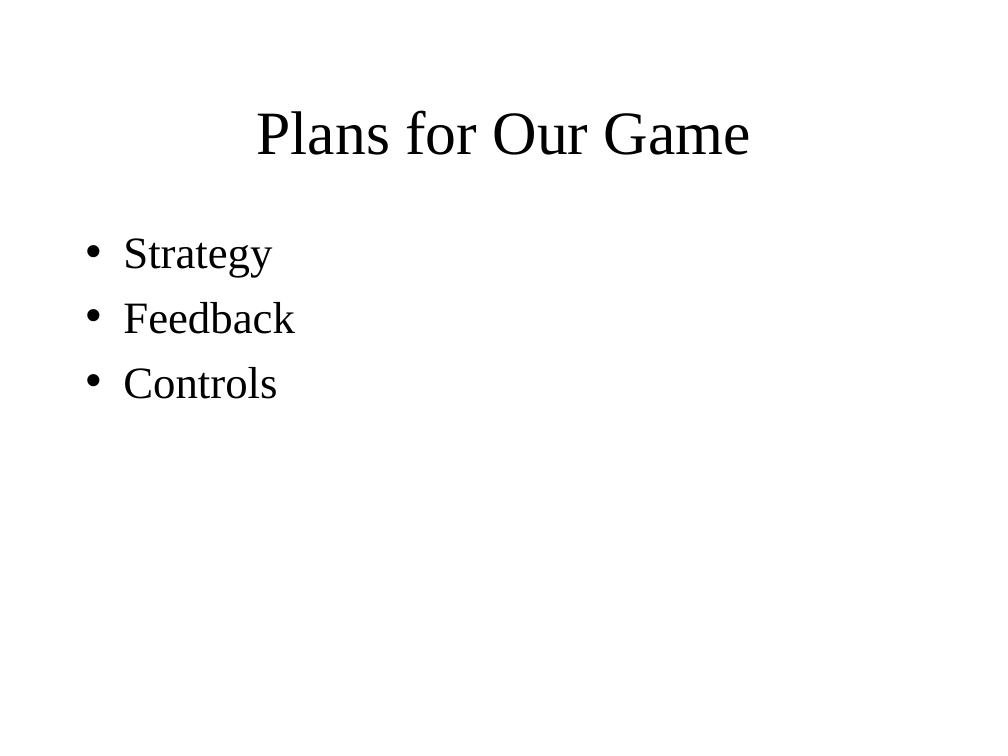
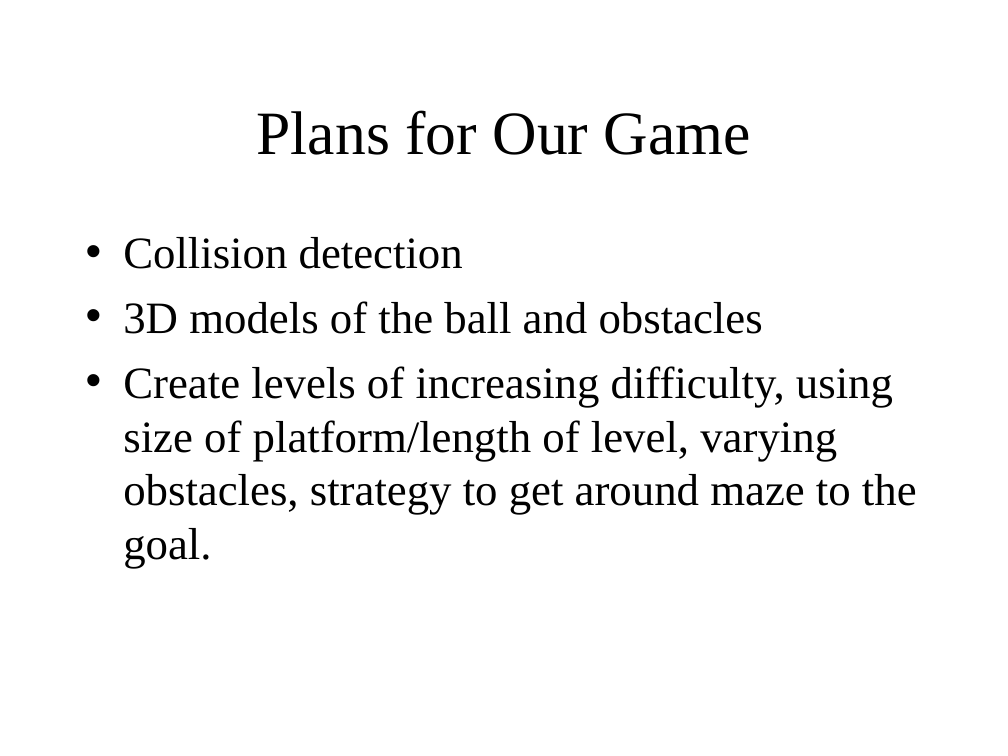
Before and after one commit to rikkiprince/tippycool, a slide deck: slide 3 of Presentation/Presentation.ppt (slide 2 before the commit). Drawn at 1008x756 pixels with LibreOffice and Linux fonts; fonts in the diff are those of the drawing. Boxes give left, top, right and bottom in pixels: in the first picture for what was removed or moved away, otherwise in the second. Text is boxed around its words. In the diff, an @@ line names an element or a change of style, - is before the commit and + after.

```diff
--- a/Presentation/Presentation.ppt
+++ b/Presentation/Presentation.ppt
@@ text at [123,237,917,569]: text changed @@
-• Strategy
-• Feedback
-• Controls
+• Collision detection
+• 3D models of the ball and obstacles
+• Create levels of increasing difficulty, using size of platform/length of level, varying obstacles, strategy to get around maze to the goal.
```
Also in this commit, not shown: 3 slides added.
